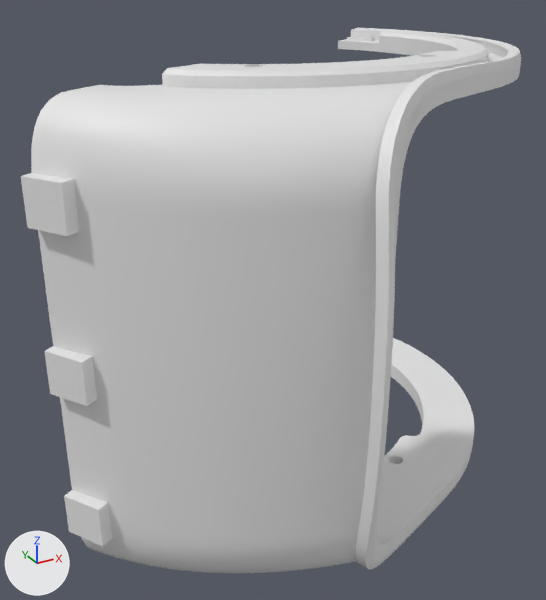
What one commit did to the OBJ model dyna_taku/assets/meshes/folding_to_waist_link_surface_4.obj.
Camera for both pictures: a 50 mm lens placed at (-0.0982, -0.1879, 0.0751), pointed at (-0.0087, -0.0253, -0.0062). The lights are fixed; the arrows at lower left show +X, +Y and +Z. The picture after the commit comes second. Where no turn or scale is listed for an object, it has been applied to the vertices. Vertices at exactly the same position are counted once.

Names of what the first picture shows: 'folding_to_waist_link_surface_4'.
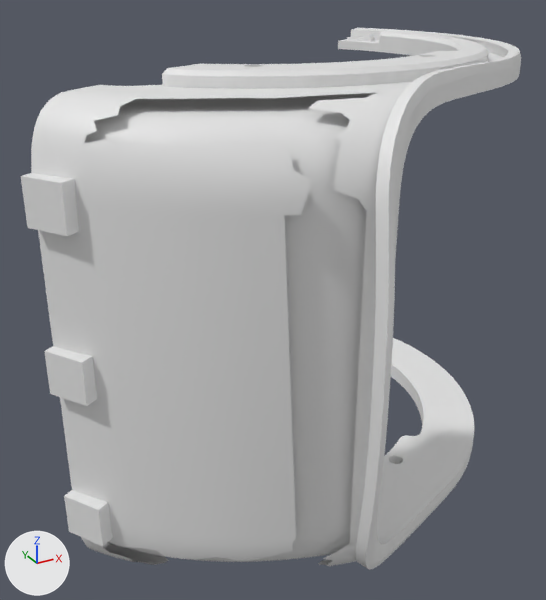
Pixel boxes (x1, y1, x2, y2) of what changed, in the pictures (546 x 600 px):
```json
{"object": "folding_to_waist_link_surface_4", "change": "reshaped", "before": [21, 28, 521, 573], "after": [21, 28, 521, 569]}
{"part": 1, "of": "me_folding_to_waist_link_surface_4", "change": "deleted", "before": [84, 93, 376, 573]}
```

Edits to the scene script, one JSON object a line:
```json
{"block": "me_folding_to_waist_link_surface_4", "where": "# used by ob_folding_to_waist_link_surface_4; location = (0.0, 0.0, 0.0)"}
{"op": "remove", "block": "me_folding_to_waist_link_surface_4", "code": "me_folding_to_waist_link_surface_4.from_pydata(...)  # 2286 vertices, 4584 faces; spans x -0.0729..0.0678, y -0.0884..0.036, z -0.0592..0.0569"}
{"op": "add", "block": "me_folding_to_waist_link_surface_4", "code": "me_folding_to_waist_link_surface_4.from_pydata(...)  # 2129 vertices, 4159 faces; spans x -0.0729..0.0678, y -0.0884..0.036, z -0.0592..0.0569"}
{"block": "me_folding_to_waist_link_surface_4", "change": "me_folding_to_waist_link_surface_4 part 1"}
{"block": "me_folding_to_waist_link_surface_4", "change": "157 vertices are removed from x -0.0639..-0.0181, y -0.0803..-0.0517, z -0.0558..0.0533"}
{"block": "me_folding_to_waist_link_surface_4", "change": "419 faces are deleted"}
{"block": "me_folding_to_waist_link_surface_4", "change": "other edits to the shape of me_folding_to_waist_link_surface_4 do not show in these pictures"}
```
